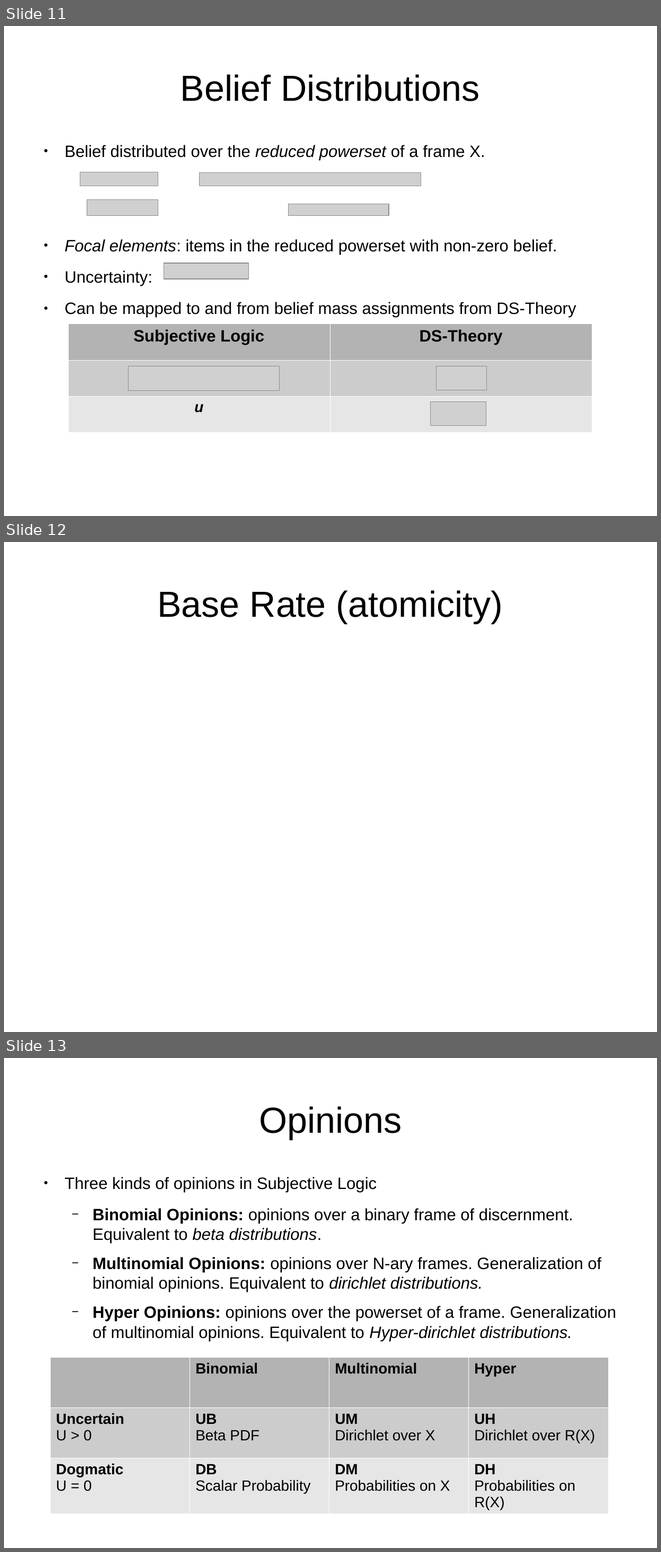
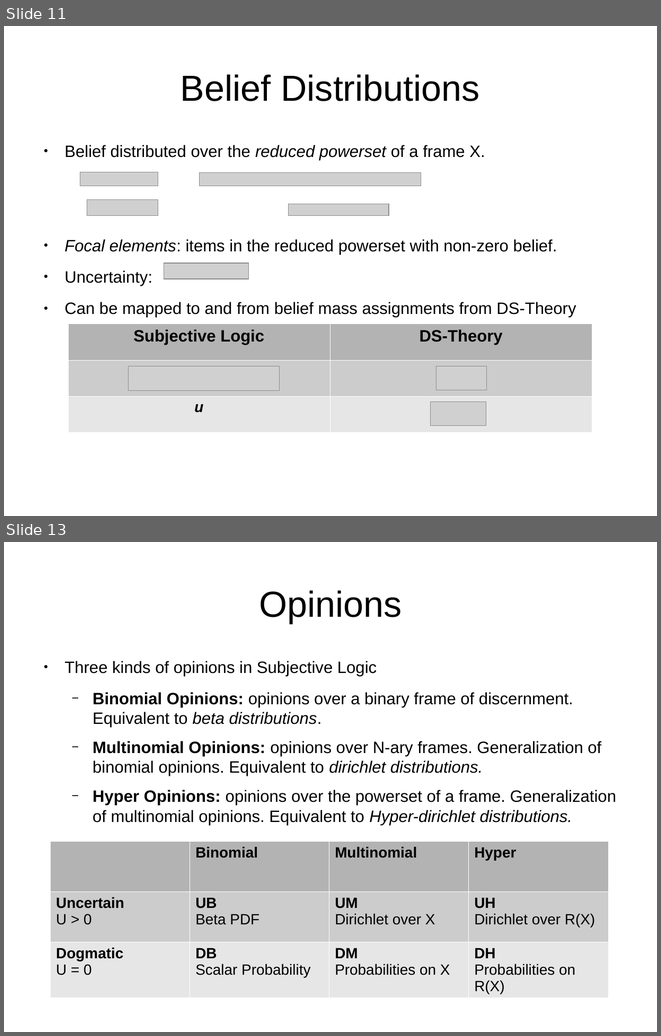
Before and after one commit to bstamour/SLHS, a slide deck: docs/proposal-from-bob.odp. Shown one above the other, each under a label of ours: slides 11, 12 and 13 before the commit, slides 11 and 13 after it; the slides between them are not shown. The pictures are 661x1552 and 661x1036 pixels, drawn with LibreOffice and Linux fonts; fonts in the diff are those of the drawing; grey boxes stand for pictures. Boxes give left, top, right and bottom in pixels: in the first picture for what was removed or moved away, otherwise in the second. Text is boxed around its words. In the diff, an @@ line names an element or a change of style, - is before the commit and + after.

Commit message:
base rates

```diff
--- a/docs/proposal-from-bob.odp
+++ b/docs/proposal-from-bob.odp
@@ slide 12 removed at bbox=[4, 542, 657, 1032], background #FFFFFF @@
@@ title removed at bbox=[157, 590, 503, 623] @@
-Base Rate (atomicity)
```
Also in this commit, not shown: 1 slide added.
